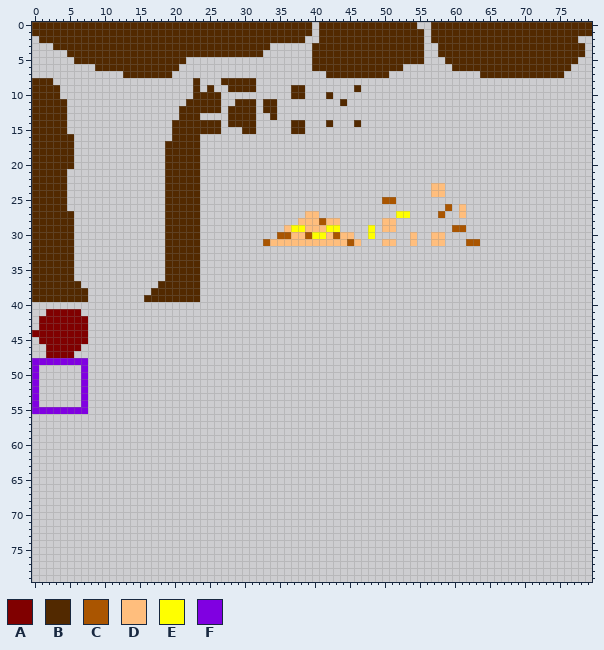
Sprite sheet, stored at media/tiles8.png. Above: the version before the commit.
The file is 80x80 pixels.
Palette (. is transparent): A #800000  B #522900  C #aa5500  D #ffbe7d  E #ffff00  F #8000e1
The same view after the edit:
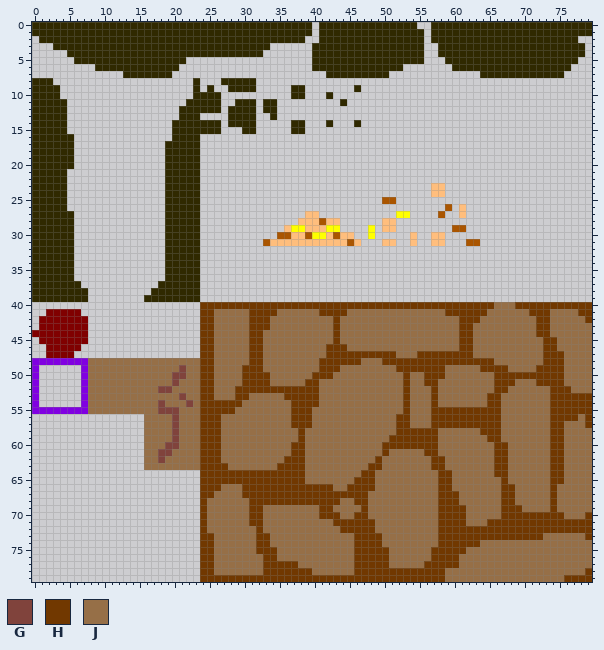
Colours new in this view: G #80433c  H #713800  J #966f47
Edits made:
@@ palette @@
-B #522900
+B #302900
@@ x 0..79 @@
 39 BBBBBBBB........BBBBBBBB........................................................
-40 ................................................................................
-41 ..AAAAA.........................................................................
-42 .AAAAAAA........................................................................
-43 .AAAAAAA........................................................................
-44 AAAAAAAA........................................................................
-45 .AAAAAAA........................................................................
-46 ..AAAAA.........................................................................
-47 ..AAAA..........................................................................
-48 FFFFFFFF........................................................................
-49 F......F........................................................................
-50 F......F........................................................................
-51 F......F........................................................................
-52 F......F........................................................................
-53 F......F........................................................................
-54 F......F........................................................................
-55 FFFFFFFF........................................................................
-56 ................................................................................
-57 ................................................................................
-58 ................................................................................
-59 ................................................................................
-60 ................................................................................
-61 ................................................................................
-62 ................................................................................
-63 ................................................................................
-64 ................................................................................
-65 ................................................................................
-66 ................................................................................
-67 ................................................................................
-68 ................................................................................
-69 ................................................................................
-70 ................................................................................
-71 ................................................................................
-72 ................................................................................
-73 ................................................................................
-74 ................................................................................
-75 ................................................................................
-76 ................................................................................
-77 ................................................................................
-78 ................................................................................
-79 ................................................................................
+40 ........................HHHHHHHHHHHHHHHHHHHHHHHHHHHHHHHHHHHHHHHHHHJJJHHHHHHHHHHH
+41 ..AAAAA.................HHJJJJJHHHHJJJJJJHHHHJJJJJJJJJJJJJJHHHHHHJJJJJJHHHJJJJHH
+42 .AAAAAAA................HHJJJJJHHHJJJJJJJJJHJJJJJJJJJJJJJJJJJHHHJJJJJJJJHHJJJJJH
+43 .AAAAAAA................HHJJJJJHHHJJJJJJJJJHJJJJJJJJJJJJJJJJJHHJJJJJJJJJHHJJJJJJ
+44 AAAAAAAA................HHJJJJJHHJJJJJJJJJJHJJJJJJJJJJJJJJJJJHHJJJJJJJJJHHJJJJJJ
+45 .AAAAAAA................HHJJJJJHHJJJJJJJJJJHJJJJJJJJJJJJJJJJJHHJJJJJJJJJJHHJJJJJ
+46 ..AAAAA.................HHJJJJJHHJJJJJJJJJHHHJJJJJJJJJJJJJJJJHHJJJJJJJJJJHHJJJJJ
+47 ..AAAA..................HHJJJJJHHJJJJJJJJJHHHHHHHHHHJJJHHHHHHHHJJJJJJJJJJHHHJJJJ
+48 FFFFFFFFJJJJJJJJJJJJJJJJHHJJJJJHHJJJJJJJJHHHHHHJJJHHHHHHHHHHHHHHHHJJJJJJJHHHJJJJ
+49 F......FJJJJJJJJJJJJJGJJHHJJJJHHHJJJJJJJJHHHJJJJJJJJHHHHHHHJJJJJHHHHJJJJHHHHJJJJ
+50 F......FJJJJJJJJJJJJGGJJHHJJJJHHHHJJJJJJHHHJJJJJJJJJJHJJHHHJJJJJJJHHHHHHHHHHJJJJ
+51 F......FJJJJJJJJJJJJGJJJHHJJJJHHHHJJJJJHHJJJJJJJJJJJJHJJHHJJJJJJJJHHHJJJHHHHJJJJ
+52 F......FJJJJJJJJJJGGJJJJHHJJJHHHHHHHHHHHHJJJJJJJJJJJJHJJJHJJJJJJJJHHJJJJJJHHHJJJ
+53 F......FJJJJJJJJJJJJJGJJHHJJJHHJJJJJHHHHHJJJJJJJJJJJJHJJJHJJJJJJJHHJJJJJJJHHHHHH
+54 F......FJJJJJJJJJJGJJJGJHHHHHHJJJJJJJHHHHJJJJJJJJJJJJHJJJHJJJJJJJHHJJJJJJJHHHHHH
+55 FFFFFFFFJJJJJJJJJJGGGJJJHHHHHJJJJJJJJHHHJJJJJJJJJJJJJHJJJHHHHHHHHHHJJJJJJJHHHHHH
+56 ................JJJJGJJJHHHJJJJJJJJJJHHHJJJJJJJJJJJJHHJJJHHHHHHHHHHJJJJJJJHHHHJH
+57 ................JJJJGJJJHHHJJJJJJJJJJHHHJJJJJJJJJJJJHHJJJHHHHHHHHHHJJJJJJJHHJJJH
+58 ................JJJJGJJJHHHJJJJJJJJJJJHJJJJJJJJJJJJJHHHHHHJJJJJJHHHJJJJJJJHHJJJJ
+59 ................JJJJGJJJHHHJJJJJJJJJJJHJJJJJJJJJJJJHHHHHHHJJJJJJJHHJJJJJJJHHJJJJ
+60 ................JJJGGJJJHHHJJJJJJJJJJHHJJJJJJJJJJJHHHHHHHHJJJJJJJJHHJJJJJJHHJJJJ
+61 ................JJGGJJJJHHHJJJJJJJJJJHHJJJJJJJJJJJHJJJJJHHJJJJJJJJHHJJJJJJHHJJJJ
+62 ................JJGJJJJJHHHJJJJJJJJJHHHJJJJJJJJJJHJJJJJJJHHJJJJJJJHHJJJJJJHHJJJJ
+63 ................JJJJJJJJHHHHJJJJJJJHHHHJJJJJJJJJHHJJJJJJJHHJJJJJJJHHJJJJJJHHJJJJ
+64 ........................HHHHHHHHHHHHHHHJJJJJJJJHHJJJJJJJJJHHJJJJJJHHJJJJJJHHJJJJ
+65 ........................HHHHHHHHHHHHHHHJJJJJJJHHHJJJJJJJJJHHJJJJJJJHJJJJJJHHJJJJ
+66 ........................HHHJJJHHHHHHHHHHHHHJJHHHHJJJJJJJJJHHJJJJJJJHHJJJJJHJJJJJ
+67 ........................HHJJJJHHHHHHHHHHHHHHHHHHJJJJJJJJJJHHHJJJJJJHHJJJJJHJJJJJ
+68 ........................HJJJJJJHHHHHHHHHHHHHJJHHJJJJJJJJJJHHHJJJJJJHHJJJJJHJJJJJ
+69 ........................HJJJJJJHHJJJJJJJJHHJJJJHJJJJJJJJJJHHHHJJJJJHHHJJJJHJJJJJ
+70 ........................HJJJJJJHHJJJJJJJJHHHJJHHJJJJJJJJJJHHHHJJJJJHHHHHHHHHJJJH
+71 ........................HJJJJJJHHJJJJJJJJJJHHHHHHJJJJJJJJJHHHHJJJHHHHHHHHHHHHHHH
+72 ........................HJJJJJJJHJJJJJJJJJJJHHHHHJJJJJJJJJHHHHHHHHHHHHHHHHHHHHHH
+73 ........................HHJJJJJJHHJJJJJJJJJJJJHHHHJJJJJJJJHHHHHHHHHHHHHHHJJJJJJH
+74 ........................HHJJJJJJHHJJJJJJJJJJJJHHHHJJJJJJJJHHHHHHJJJJJJJJJJJJJJJJ
+75 ........................HHJJJJJJHHHJJJJJJJJJJJHHHHHJJJJJJHHHHHJJJJJJJJJJJJJJJJJJ
+76 ........................HHJJJJJJJHHJJJJJJJJJJJHHHHHJJJJJJHHHHJJJJJJJJJJJJJJJJJJJ
+77 ........................HHJJJJJJJHHHHHJJJJJJJJHHHHHJJJJJHHHHHJJJJJJJJJJJJJJJJJJJ
+78 ........................HHJJJJJJJHHHHHHHJJJJJJHHHHHHHHHHHHHJJJJJJJJJJJJJJJJJJJJH
+79 ........................HHHHHHHHHHHHHHHHHHHHHHHHHHHHHHHHHHHJJJJJJJJJJJJJJJJJHHHH
Boxes around the changes in both pictures, in picture pixels (x1, y1, x2, y2):
changed: (32, 22, 592, 582)
